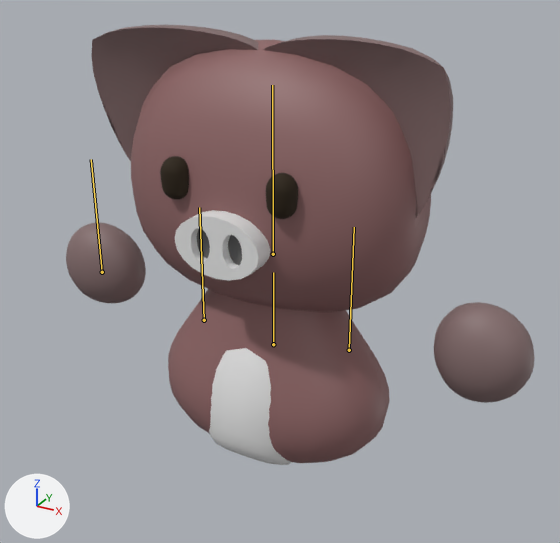
A saved change to the FBX model game_client/model/blackpig.fbx.
Both versions are drawn from a 50 mm camera at (0.0484, -0.0864, 0.0721) aimed at (0.0041, -0.0058, 0.0318). The axes (+X, +Y, +Z) are drawn at lower left. The lights are the same throughout. The bones that change are drawn over the model as lines.

In view in the first picture: 'body', 'face', 'l_ear', 'l_eye', 'l_hand', 'l_nose_color', 'nose', 'r_ear', 'r_eye', 'r_hand', 'r_nose_color', 'stomach'.
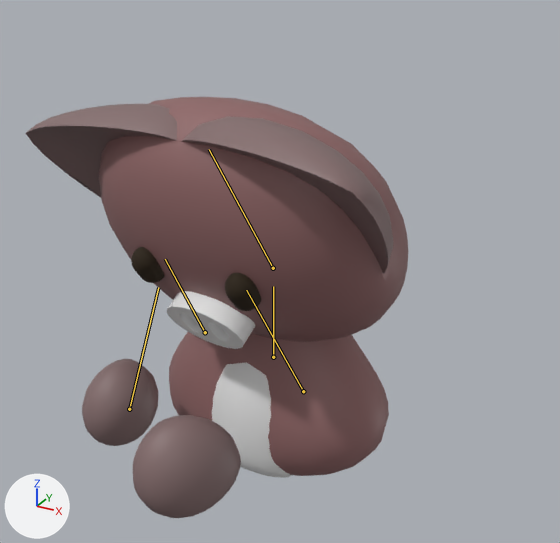
The newer file adds an action. The first version stands in its rest pose; the second is drawn at frame 111 of the action 'anim_Clip4'.

The change in detail:
Bone 'j_stomach' (bone_j_stomach) moves from (0.0, 0.0, 0.0) to (0.0, -0.21, 0.0).
Bone 'j_l_arm' (bone_j_l_arm) moves from (0.0, 0.0, 0.0) to (-0.22, 0.0, 0.93).
Bone 'j_l_arm' (bone_j_l_arm) turns from (0, 0, 0) to (-42, -123, 53) degrees about its own x, y and z.
Bone 'j_r_arm' (bone_j_r_arm) turns from (0, 0, 0) to (70, 58, 66) degrees about its own x, y and z.
Bone 'j_r_hand' (bone_j_r_hand) turns from (0, 0, 0) to (0, 0, -45) degrees about its own x, y and z.
Bone 'j_neck' (bone_j_neck) turns from (0, 0, 0) to (32, -6, 1) degrees about its own x, y and z.

What differs and where, as boxes [x1, y1, x2, y2] in the pictures (560 x 543 px):
'face', no longer drawn (brown): before [131, 40, 431, 312]
'blackpig:group1face', now drawn (brown): after [99, 97, 408, 342]
'body', posed: before [168, 289, 389, 463]; after [169, 332, 389, 476]
'l_ear', no longer drawn (brown): before [264, 35, 453, 217]
'blackpig:l_eargroup1', now drawn: after [182, 116, 393, 273]
'blackpig:group1l_hand', now drawn: after [133, 415, 241, 518]
'r_ear', no longer drawn (brown): before [91, 25, 258, 161]
'l_hand', no longer drawn: before [434, 302, 535, 403]
'stomach', posed: before [209, 348, 292, 465]; after [212, 362, 291, 478]
'blackpig:group1r_ear', now drawn: after [26, 104, 177, 197]
'blackpig:group1r_hand', now drawn: after [82, 359, 158, 446]
'r_hand', no longer drawn: before [66, 222, 146, 303]
'nose', no longer drawn: before [175, 210, 270, 281]
'blackpig:group1nose', now drawn: after [166, 291, 255, 349]
'l_eye', no longer drawn (black): before [266, 173, 298, 219]
'r_eye', no longer drawn (black): before [160, 156, 189, 199]
'blackpig:group1l_eye', now drawn: after [225, 273, 261, 311]
'blackpig:group1r_eye', now drawn: after [131, 247, 164, 283]
'l_nose_color', no longer drawn: before [228, 235, 242, 265]
'r_nose_color', no longer drawn: before [197, 228, 210, 258]
bone 'j_stomach', root to tip: before (273, 344) to (273, 272); after (273, 357) to (273, 286)
bone 'j_l_arm', root to tip: before (349, 350) to (354, 227); after (303, 391) to (246, 290)
bone 'j_r_arm', root to tip: before (204, 320) to (199, 207); after (205, 332) to (165, 259)
bone 'j_r_hand', root to tip: before (102, 272) to (91, 159); after (129, 409) to (158, 287)
bone 'j_neck', root to tip: before (273, 254) to (272, 85); after (273, 268) to (209, 149)
